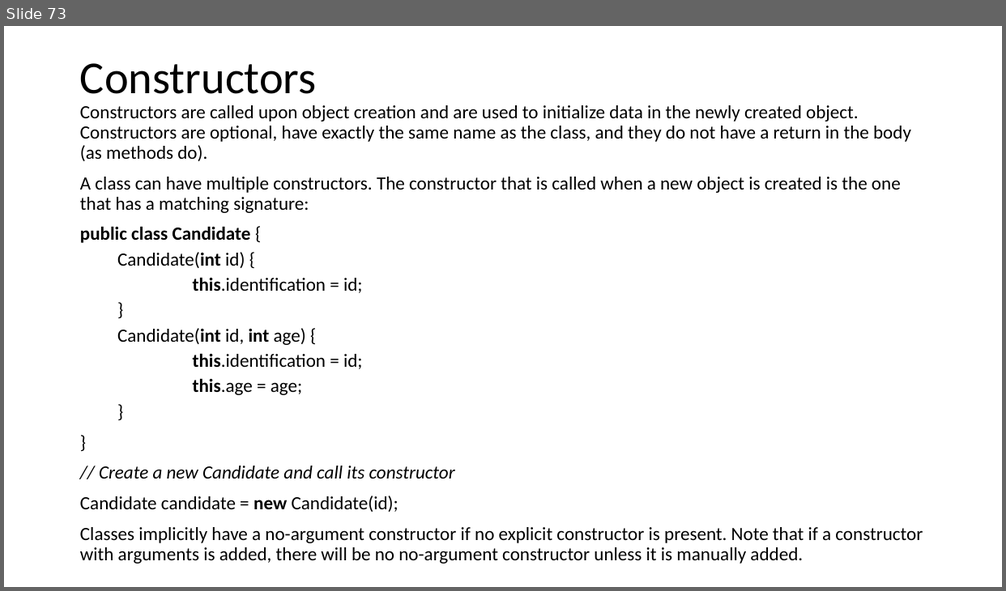
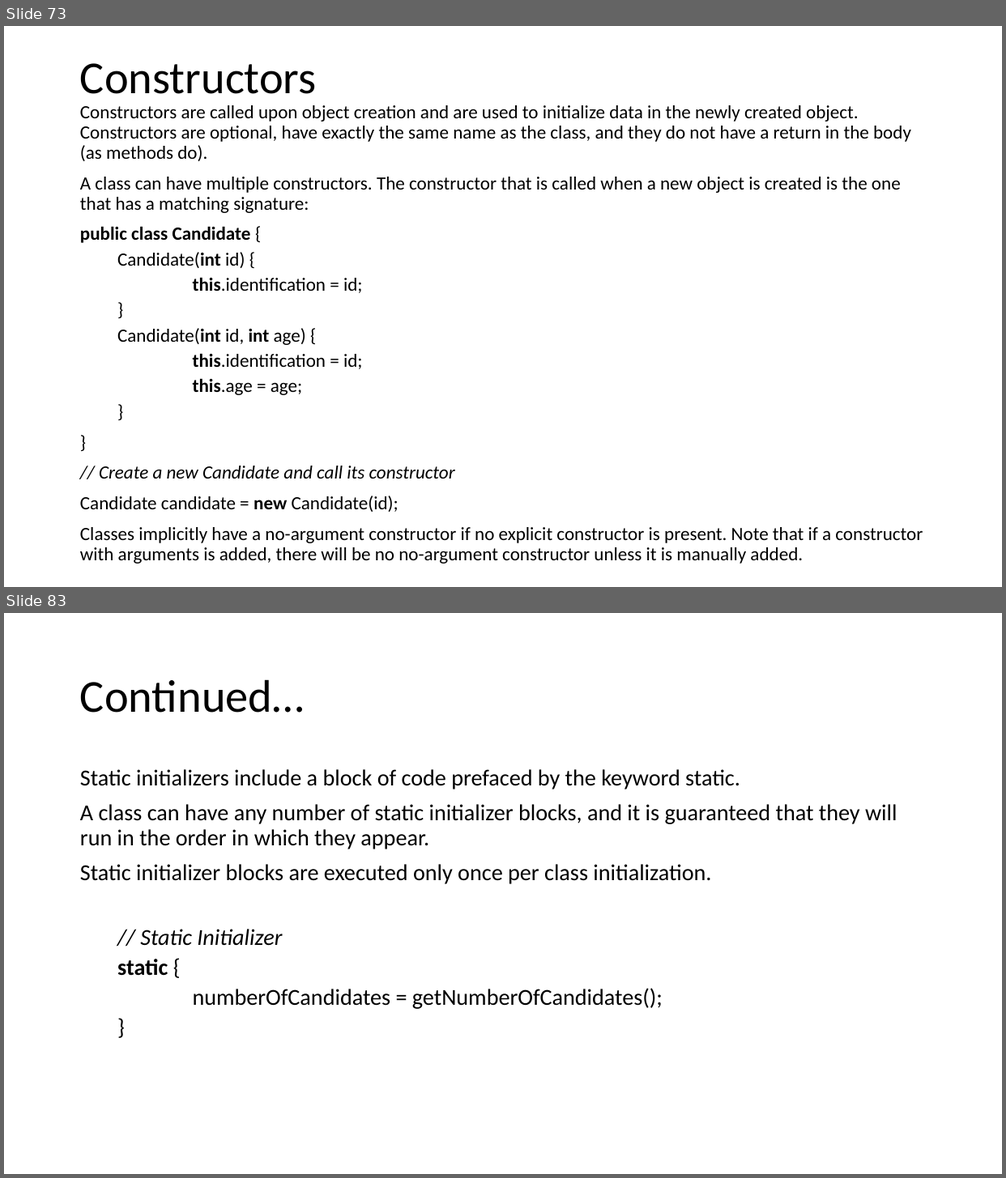
Before and after one commit to VeerababuK/Core-Java, a slide deck: Java Basics.pptx. Shown one above the other, each under a label of ours: slide 73 before the commit, slides 73 and 83 after it; the slides between them are not shown. The pictures are 1006x591 and 1006x1178 pixels, drawn with LibreOffice and Linux fonts; fonts in the diff are those of the drawing. Boxes give left, top, right and bottom in pixels: in the first picture for what was removed or moved away, otherwise in the second. Text is boxed around its words. In the diff, an @@ line names an element or a change of style, - is before the commit and + after.

```diff
--- a/Java Basics.pptx
+++ b/Java Basics.pptx
@@ slide 83 added at box(4, 613, 1002, 1174), background #FFFFFF @@
@@ title added at box(80, 679, 304, 713), 44 pt, text #000000 @@
+Continued…
@@ text added at box(80, 769, 897, 1009), 22 pt, text #000000 @@
+Static initializers include a block of code prefaced by the keyword static.
+A class can have any number of static initializer blocks, and it is guaranteed that they will run in the order in which they appear.
+Static initializer blocks are executed only once per class initialization.
+  // Static Initializer
+  static {
+  numberOfCandidates = getNumberOfCandidates();
+  }
```
Also in this commit, not shown: 39 other slides added.
